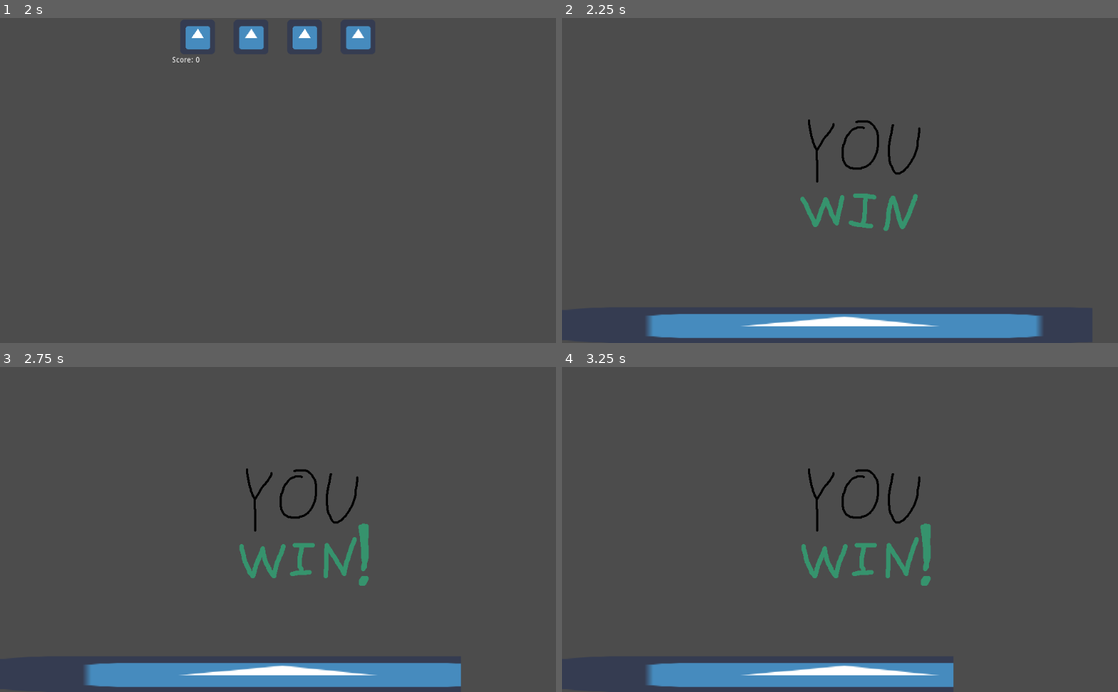
Above: before the commit, frames 1-4 (two rows, left to right).
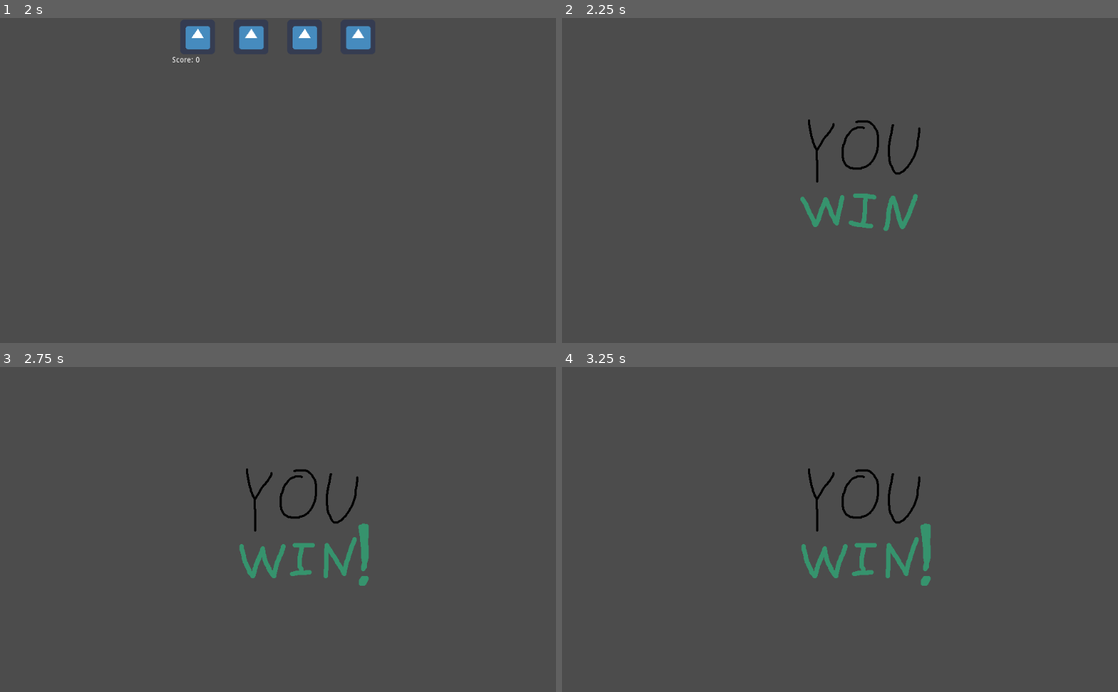
Above: after the commit, the same moments.

Repository: NEW-CYLANDIA/little-warioware
Game: Godot game, scene res://src/menus/menu.tscn
Two runs of this game, one before a commit and one after it. Both use one fixed random seed, a clock stepped at 60 frames per second and the inputs below. The engine's default icon, where the game draws it, is replaced by a stand-in: a white triangle on a blue panel in a dark square. Sound files missing from this copy of the repository are replaced by a short silence.
Inputs:
- Up to frame 1 (2 s): click "Play" at 0.5 s; tap Enter at 1.25 s; hold Right (mg_right) from 1.28 s (still down); hold Z (mg_action) from 1.28 s (still down)
- Up to frame 2 (2.25 s): tap Space at 2 s; release Right (mg_right) at 2.03 s; release Z (mg_action) at 2.03 s; hold Down (mg_down) from 2.03 s (still down); tap Z (mg_action) at 2.1 s
- Up to frame 3 (2.75 s): keep holding Down (mg_down)
- Up to frame 4 (3.25 s): release Down (mg_down) at 2.78 s; hold Right (mg_right) from 2.78 s (still down); hold Z (mg_action) from 2.78 s (still down)

Frame 1 is identical in both runs. In frame 2, 5.3% of the frame differs, in the area x 15-87%, y 91-99%; in frame 3, 5.0%; in frame 4, 4.1%.

Commit message:
Move microgame_timer scene

Diff:
--- a/src/microgames/microgame.gd
+++ b/src/microgames/microgame.gd
@@ -3,7 +3,7 @@
 # Base class for creating a microgame
 # Custom microgames should extend this
 
-var timer_scene: PackedScene = preload("res://src/play_session/microgame_timer.tscn")
+var timer_scene: PackedScene = preload("res://src/microgames/microgame_timer.tscn")
 
 # Emitted when microgame _ready() is complete
 # Allows Session to do some last second config
--- a/src/play_session/microgame_timer.tscn
+++ b/src/microgames/microgame_timer.tscn
@@ -1,13 +1,12 @@
 [gd_scene load_steps=3 format=2]
 
-[ext_resource path="res://graphics/icon.png" type="Texture" id=1]
-[ext_resource path="res://src/play_session/microgame_timer.gd" type="Script" id=2]
+[ext_resource path="res://src/microgames/microgame_timer.gd" type="Script" id=1]
+[ext_resource path="res://graphics/icon.png" type="Texture" id=2]
 
 [node name="Timer" type="Timer"]
 wait_time = 4.0
 one_shot = true
-autostart = true
-script = ExtResource( 2 )
+script = ExtResource( 1 )
 
 [node name="TimerDisplay" type="Control" parent="."]
 anchor_top = 0.89
Renamed: src/play_session/microgame_timer.gd -> src/microgames/microgame_timer.gd
Not shown: 1 places in src/microgames/microgame_timer.tscn that only renumber resources
